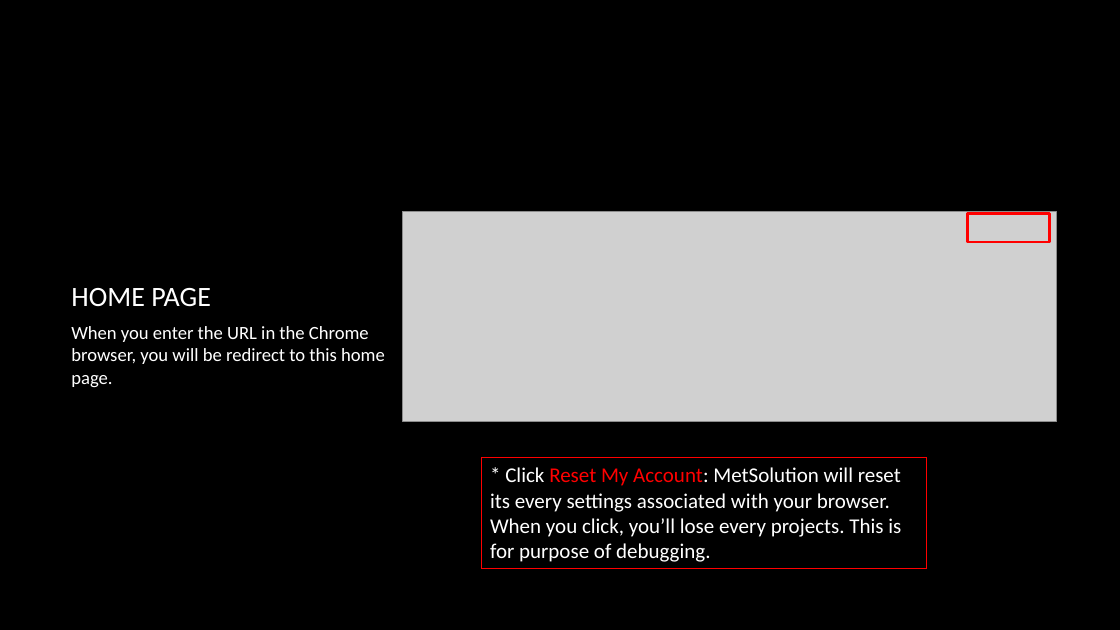
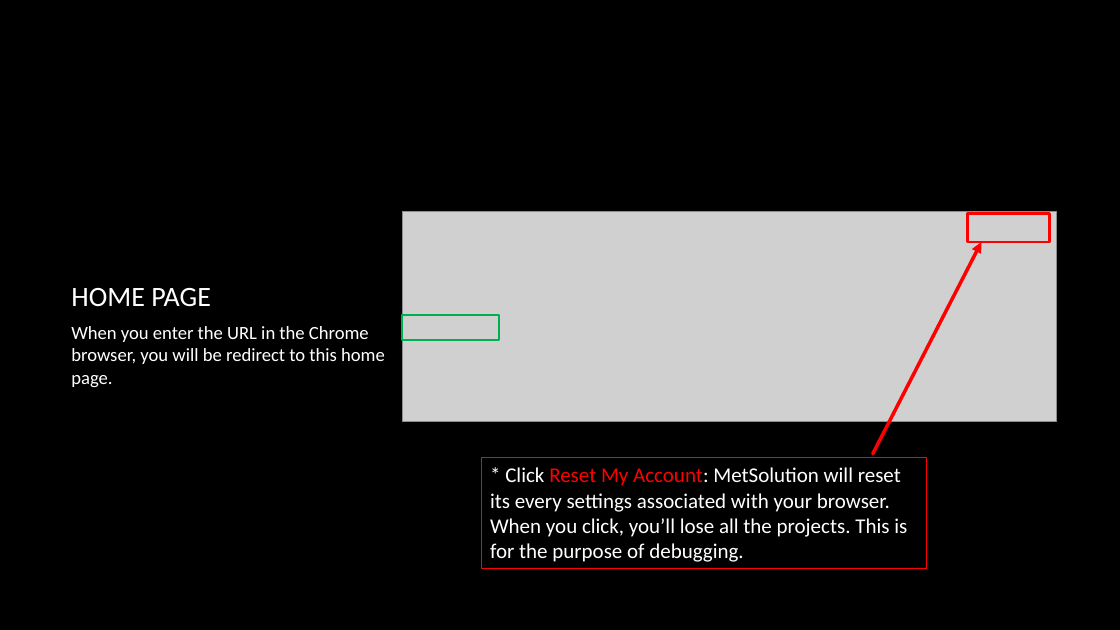
Before and after one commit to slfan2013/MetDA-development, a slide deck: slide 3 of MetSolution Tutorial/MetSolution - Tutorial.pptx. Drawn at 1120x630 pixels with LibreOffice and Linux fonts; fonts in the diff are those of the drawing; grey boxes stand for pictures; background and template pictures are left out. Boxes give left, top, right and bottom in pixels: in the first picture for what was removed or moved away, otherwise in the second. Text is boxed around its words. In the diff, an @@ line names an element or a change of style, - is before the commit and + after.

```diff
--- a/MetSolution Tutorial/MetSolution - Tutorial.pptx
+++ b/MetSolution Tutorial/MetSolution - Tutorial.pptx
@@ arrow added from (873, 454) to (981, 242), #FF0000 3 pt @@
@@ rectangle added at [402, 315, 499, 340], outline #00B050 1.5 pt @@
@@ text in rectangle at [490, 467, 907, 562]: text changed @@
-* Click Reset My Account: MetSolution will reset its every settings associated with your browser. When you click, you’ll lose every projects. This is for purpose of debugging.
+* Click Reset My Account: MetSolution will reset its every settings associated with your browser. When you click, you’ll lose all the projects. This is for the purpose of debugging.
```
Also in this commit, not shown: 1 other slide changed.
